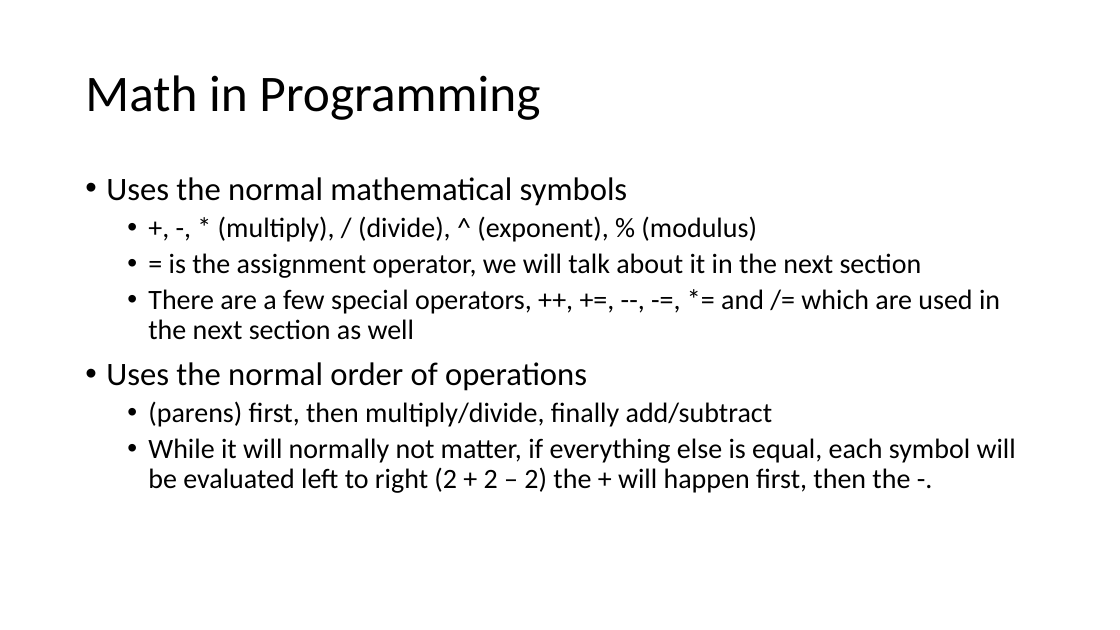
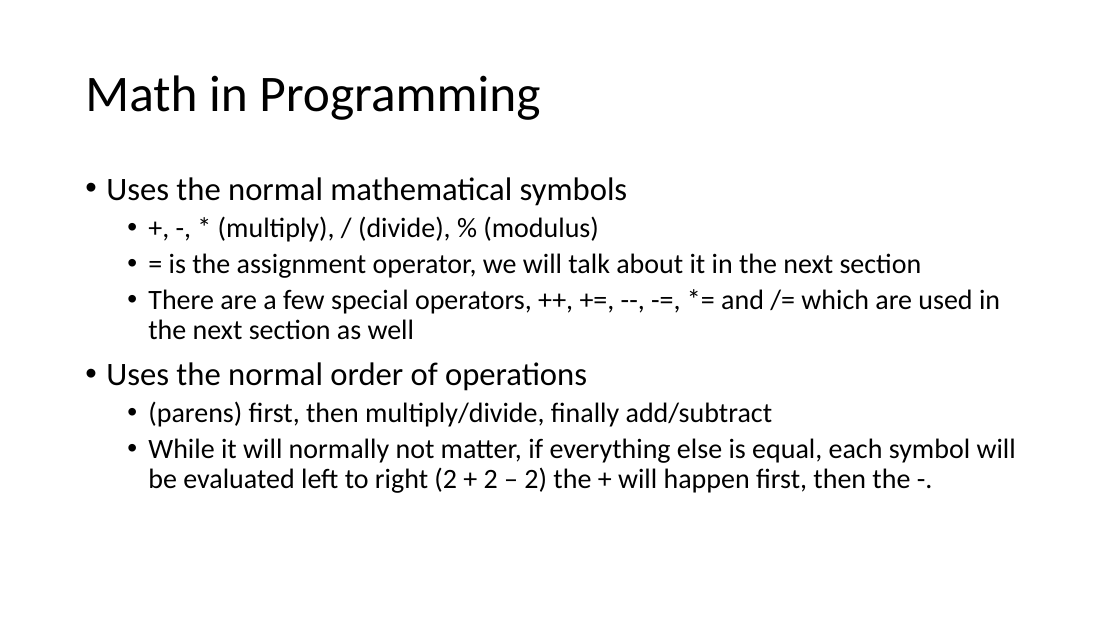
Before and after one commit to uugengiven/academypgh, a slide deck: slide 11 of Code/Slides/Academy PGH 1.1.pptx (slide 10 before the commit). Drawn at 1120x630 pixels with LibreOffice and Linux fonts; fonts in the diff are those of the drawing. Boxes give left, top, right and bottom in pixels: in the first picture for what was removed or moved away, otherwise in the second. Text is boxed around its words. In the diff, an @@ line names an element or a change of style, - is before the commit and + after.

```diff
--- a/Code/Slides/Academy PGH 1.1.pptx
+++ b/Code/Slides/Academy PGH 1.1.pptx
@@ text at box(218, 216, 599, 242): text changed @@
-  • +, -, * (multiply), / (divide), ^ (exponent), % (modulus)
+  • +, -, * (multiply), / (divide), % (modulus)
```
Also in this commit, not shown: 8 other slides changed, 1 slide added, 13 other files.
